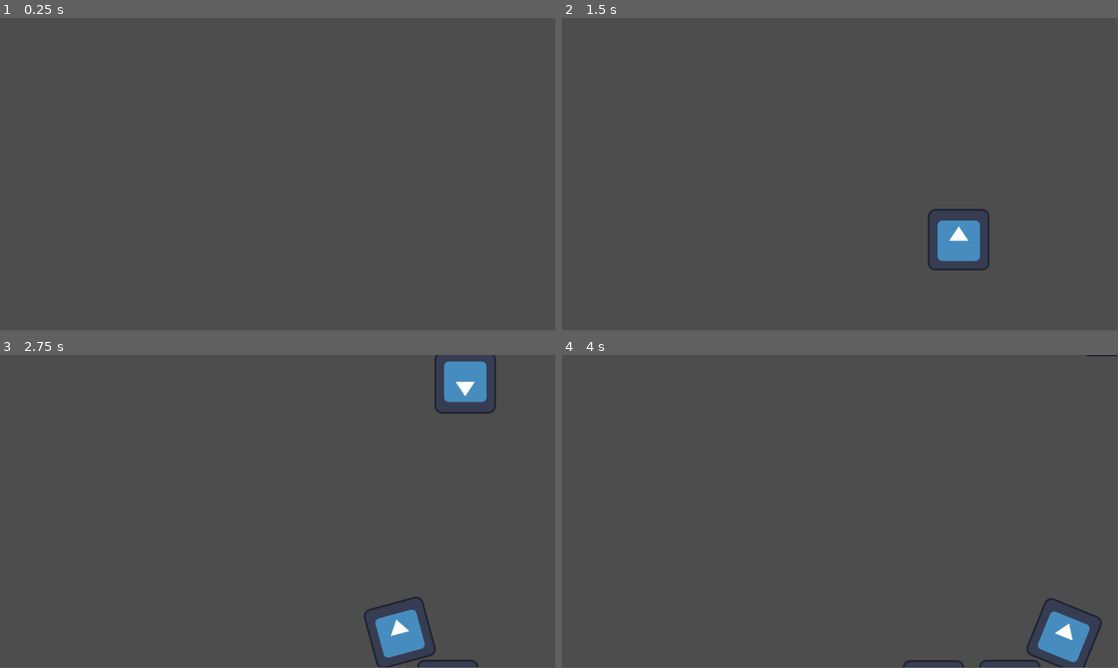
Above: before the commit, frames 1-4 (two rows, left to right).
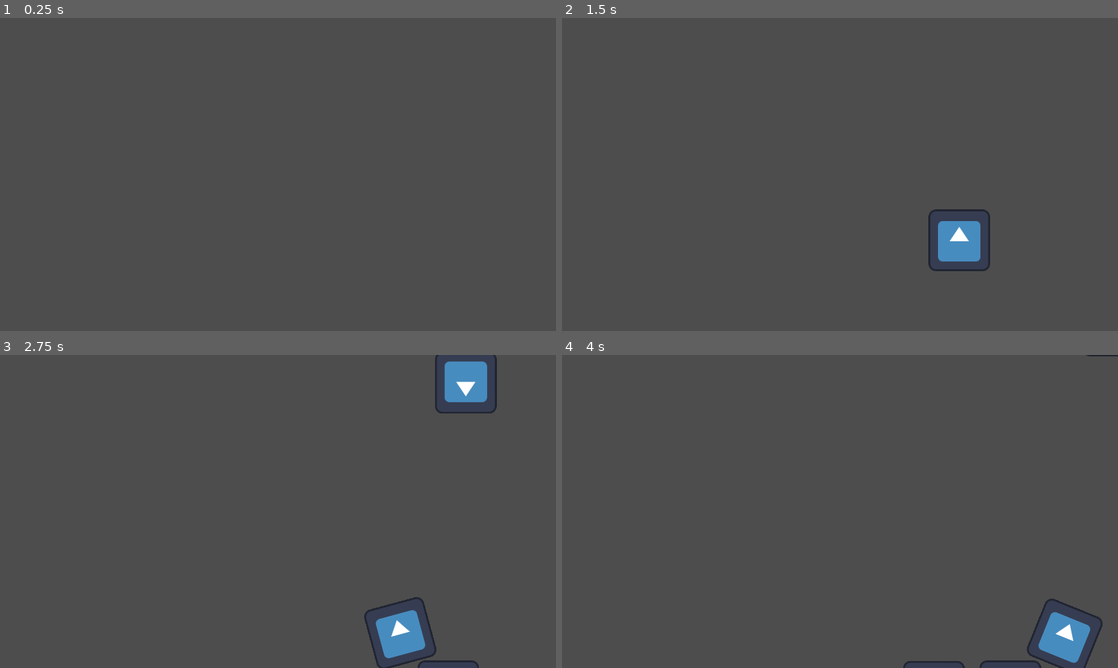
Above: after the commit, the same moments.

Repository: kilmanio/gamejam2024
Game: Godot game, scene res://gametest.tscn
Same seed, same stepped clock (60 frames per second), same inputs: the game is played once before the commit and once after it. The engine's default icon, where the game draws it, is replaced by a stand-in: a white triangle on a blue panel in a dark square.
Inputs:
- Up to frame 1 (0.25 s): no input
- Up to frame 2 (1.5 s): tap Enter (ui_accept) at 0.5, 0.77 s; hold Right (ui_right) 0.53-1.28 s; hold Down (ui_down) from 1.28 s (still down)
- Up to frame 3 (2.75 s): tap Enter (ui_accept) at 1.52 s; release Down (ui_down) at 2.03 s; hold Right (ui_right) from 2.03 s (still down)
- Up to frame 4 (4 s): release Right (ui_right) at 2.78 s; hold Up (ui_up) 2.78-3.53 s; tap Enter (ui_accept) at 3.02, 3.77 s; hold Left (ui_left) from 3.53 s (still down)
In our replay, the window is 799x449 before the commit and 800x450 after it. These sizes can differ from the game's own. Grey fills any space a smaller window leaves; there, only what the larger window draws over its background counts as a difference.

The runs differ from the first frame. In frame 1, only the window size differs. In frame 2, 0.2% of the frame differs, in the area x 65-77%, y 60-81%; in frame 3, 0.4%, in the area x 65-90%, y 0-100%; in frame 4, 0.3%.

Commit message:
Graphics (#2)
* Inital graphics commit

* Added background and player graphics

Diff:
--- a/project.godot
+++ b/project.godot
@@ -14,3 +14,8 @@
 run/main_scene="res://gametest.tscn"
 config/features=PackedStringArray("4.3", "Forward Plus")
 config/icon="res://icon.svg"
+
+[display]
+
+window/stretch/mode="canvas_items"
+window/stretch/aspect="expand"
--- /dev/null
+++ b/scenes/background.tscn
@@ -0,0 +1,166 @@
+[gd_scene load_steps=20 format=3 uid="uid://cb1sgodtqtr3y"]
+
+[ext_resource type="Texture2D" uid="uid://dot040y4harte" path="res://graphics/background/sun.png" id="1_3lot0"]
+[ext_resource type="Texture2D" uid="uid://c83hftg55mhn5" path="res://graphics/background/ground2.png" id="2_2afyr"]
+[ext_resource type="Texture2D" uid="uid://ull28yfxs8tw" path="res://graphics/background/pyramid.png" id="3_mcdax"]
+[ext_resource type="Texture2D" uid="uid://d038do7hpbxtl" path="res://graphics/background/obelisk.png" id="4_hcjdp"]
+[ext_resource type="Texture2D" uid="uid://b44838i2iw22s" path="res://graphics/background/ground.png" id="5_sda8o"]
+[ext_resource type="Texture2D" uid="uid://683j8ks4m7ha" path="res://graphics/background/sphinx.png" id="6_7ohte"]
+[ext_resource type="Texture2D" uid="uid://coduwra6v8km5" path="res://graphics/background/ground3.png" id="7_godyt"]
+
+[sub_resource type="Gradient" id="Gradient_qv7dp"]
+offsets = PackedFloat32Array(0.279221, 0.681818, 1)
+colors = PackedColorArray(0.560784, 0.309804, 0, 1, 0.247059, 0.654902, 0.745098, 1, 0.560784, 0.87451, 0.952941, 1)
+
+[sub_resource type="GradientTexture2D" id="GradientTexture2D_ew6ns"]
+gradient = SubResource("Gradient_qv7dp")
+fill_from = Vector2(0.5, 1)
+fill_to = Vector2(0.5, 0)
+
+[sub_resource type="Gradient" id="Gradient_rf5ua"]
+offsets = PackedFloat32Array(0, 0.584416, 1)
+colors = PackedColorArray(0.560169, 0.310877, 2.88785e-07, 1, 0.248889, 0.653266, 0.745654, 1, 0.562738, 0.87401, 0.953635, 1)
+
+[sub_resource type="GradientTexture2D" id="GradientTexture2D_pnmlh"]
+gradient = SubResource("Gradient_rf5ua")
+fill_from = Vector2(0.545872, 0.720183)
+fill_to = Vector2(0.536697, 0)
+
+[sub_resource type="Gradient" id="Gradient_6f7p8"]
+colors = PackedColorArray(0, 0.458824, 1, 0.254902, 0.807843, 1, 1, 1)
+
+[sub_resource type="GradientTexture2D" id="GradientTexture2D_f4l15"]
+gradient = SubResource("Gradient_6f7p8")
+fill_from = Vector2(0.5, 1)
+fill_to = Vector2(0.5, 0)
+
+[sub_resource type="Gradient" id="Gradient_7w1p2"]
+colors = PackedColorArray(0, 0.458824, 1, 0.254902, 0.807843, 1, 1, 1)
+
+[sub_resource type="GradientTexture2D" id="GradientTexture2D_nmhka"]
+gradient = SubResource("Gradient_7w1p2")
+fill_from = Vector2(0.5, 1)
+fill_to = Vector2(0.5, 0)
+
+[sub_resource type="Gradient" id="Gradient_bqknl"]
+offsets = PackedFloat32Array(0.0324675, 1)
+colors = PackedColorArray(1, 0.839216, 0.384314, 0.411765, 1, 1, 0.560784, 0.411765)
+
+[sub_resource type="GradientTexture2D" id="GradientTexture2D_8a2st"]
+gradient = SubResource("Gradient_bqknl")
+fill_from = Vector2(0.5, 1)
+fill_to = Vector2(0.5, 0)
+
+[sub_resource type="Gradient" id="Gradient_5duij"]
+colors = PackedColorArray(1, 0.839216, 0.384314, 0.411765, 1, 1, 0.560784, 0.411765)
+
+[sub_resource type="GradientTexture2D" id="GradientTexture2D_7d8lb"]
+gradient = SubResource("Gradient_5duij")
+fill_from = Vector2(0.56422, 1)
+fill_to = Vector2(0.5, 0)
+
+[node name="Background" type="Control"]
+layout_mode = 3
+anchors_preset = 15
+anchor_right = 1.0
+anchor_bottom = 1.0
+grow_horizontal = 2
+grow_vertical = 2
+
+[node name="Sky" type="Sprite2D" parent="."]
+position = Vector2(576.5, 325)
+scale = Vector2(17.9844, 10.0938)
+texture = SubResource("GradientTexture2D_ew6ns")
+
+[node name="TextureRect4" type="TextureRect" parent="."]
+visible = false
+layout_mode = 1
+anchors_preset = 15
+anchor_right = 1.0
+anchor_bottom = 1.0
+grow_horizontal = 2
+grow_vertical = 2
+texture = SubResource("GradientTexture2D_pnmlh")
+
+[node name="Sun" type="Sprite2D" parent="."]
+modulate = Color(1, 0.760784, 0, 1)
+position = Vector2(582, 318)
+texture = ExtResource("1_3lot0")
+
+[node name="Ground2" type="Sprite2D" parent="."]
+modulate = Color(0.74545, 0.421074, 1.92523e-07, 1)
+position = Vector2(760, 330)
+texture = ExtResource("2_2afyr")
+
+[node name="Pyramid2" type="Sprite2D" parent="."]
+modulate = Color(1, 0.462745, 0.298039, 1)
+position = Vector2(930, 464)
+rotation = 0.231728
+scale = Vector2(0.366211, 0.366211)
+texture = ExtResource("3_mcdax")
+
+[node name="Obelisk" type="Sprite2D" parent="."]
+modulate = Color(1, 0.462745, 0.298039, 1)
+position = Vector2(772, 486)
+scale = Vector2(0.0805305, 0.0805305)
+texture = ExtResource("4_hcjdp")
+
+[node name="Ground" type="Sprite2D" parent="."]
+modulate = Color(0.836179, 0.47381, 7.70092e-07, 1)
+position = Vector2(593, 310)
+texture = ExtResource("5_sda8o")
+
+[node name="Obelisk2" type="Sprite2D" parent="."]
+modulate = Color(1, 0.462745, 0.298039, 1)
+position = Vector2(548, 497)
+rotation = 0.113591
+scale = Vector2(0.132185, 0.132185)
+texture = ExtResource("4_hcjdp")
+
+[node name="Pyramid" type="Sprite2D" parent="."]
+modulate = Color(1, 0.462745, 0.298039, 1)
+position = Vector2(151, 445)
+scale = Vector2(0.621094, 0.621094)
+texture = ExtResource("3_mcdax")
+
+[node name="Sphinx" type="Sprite2D" parent="."]
+modulate = Color(1, 0.462745, 0.298039, 1)
+position = Vector2(373, 496)
+scale = Vector2(0.147057, 0.147057)
+texture = ExtResource("6_7ohte")
+
+[node name="Haze" type="Sprite2D" parent="."]
+position = Vector2(576.5, 325)
+scale = Vector2(17.9844, 10.0938)
+texture = SubResource("GradientTexture2D_f4l15")
+
+[node name="TextureRect2" type="TextureRect" parent="."]
+visible = false
+layout_mode = 1
+anchors_preset = 15
+anchor_right = 1.0
+anchor_bottom = 1.0
+grow_horizontal = 2
+grow_vertical = 2
+texture = SubResource("GradientTexture2D_nmhka")
+
+[node name="Ground3" type="Sprite2D" parent="."]
+modulate = Color(0.990533, 0.566839, 1.15514e-06, 1)
+position = Vector2(644, 557)
+scale = Vector2(1, 1)
+texture = ExtResource("7_godyt")
+
+[node name="Fog" type="Sprite2D" parent="."]
+position = Vector2(576.5, 325)
+scale = Vector2(17.9844, 10.0938)
+texture = SubResource("GradientTexture2D_8a2st")
+
+[node name="TextureRect3" type="TextureRect" parent="."]
+visible = false
+layout_mode = 1
+anchors_preset = 15
+anchor_right = 1.0
+anchor_bottom = 1.0
+grow_horizontal = 2
+grow_vertical = 2
+texture = SubResource("GradientTexture2D_7d8lb")
--- /dev/null
+++ b/scenes/player_gfx.tscn
@@ -0,0 +1,302 @@
+[gd_scene load_steps=39 format=3 uid="uid://d0rjstwyyqvrc"]
+
+[ext_resource type="Texture2D" uid="uid://d4jdxxq33icba" path="res://graphics/player/alien.png" id="1_wcvt6"]
+[ext_resource type="Texture2D" uid="uid://86rav1862kmn" path="res://graphics/player/alien_side.png" id="2_c33vq"]
+[ext_resource type="Texture2D" uid="uid://d4ae1yjd8vmfn" path="res://graphics/player/tractor_beam.png" id="2_ulpct"]
+[ext_resource type="Texture2D" uid="uid://bs311b6jhici8" path="res://graphics/player/ufo.png" id="2_y6ykm"]
+[ext_resource type="Shader" path="res://shaders/tractor_beam.gdshader" id="3_yr3bh"]
+
+[sub_resource type="AtlasTexture" id="AtlasTexture_xy65b"]
+atlas = ExtResource("1_wcvt6")
+region = Rect2(0, 0, 512, 512)
+
+[sub_resource type="AtlasTexture" id="AtlasTexture_w7lg8"]
+atlas = ExtResource("1_wcvt6")
+region = Rect2(512, 0, 512, 512)
+
+[sub_resource type="AtlasTexture" id="AtlasTexture_2mswc"]
+atlas = ExtResource("1_wcvt6")
+region = Rect2(1024, 0, 512, 512)
+
+[sub_resource type="AtlasTexture" id="AtlasTexture_gjpgp"]
+atlas = ExtResource("1_wcvt6")
+region = Rect2(1536, 0, 512, 512)
+
+[sub_resource type="AtlasTexture" id="AtlasTexture_ourlk"]
+atlas = ExtResource("1_wcvt6")
+region = Rect2(2048, 0, 512, 512)
+
+[sub_resource type="AtlasTexture" id="AtlasTexture_bhyqj"]
+atlas = ExtResource("1_wcvt6")
+region = Rect2(2560, 0, 512, 512)
+
+[sub_resource type="AtlasTexture" id="AtlasTexture_rajv1"]
+atlas = ExtResource("1_wcvt6")
+region = Rect2(0, 512, 512, 512)
+
+[sub_resource type="AtlasTexture" id="AtlasTexture_i2oyq"]
+atlas = ExtResource("1_wcvt6")
+region = Rect2(512, 512, 512, 512)
+
+[sub_resource type="AtlasTexture" id="AtlasTexture_gnfop"]
+atlas = ExtResource("1_wcvt6")
+region = Rect2(1024, 512, 512, 512)
+
+[sub_resource type="AtlasTexture" id="AtlasTexture_s64gj"]
+atlas = ExtResource("1_wcvt6")
+region = Rect2(1536, 512, 512, 512)
+
+[sub_resource type="AtlasTexture" id="AtlasTexture_fgke0"]
+atlas = ExtResource("1_wcvt6")
+region = Rect2(2048, 512, 512, 512)
+
+[sub_resource type="AtlasTexture" id="AtlasTexture_8c4sk"]
+atlas = ExtResource("1_wcvt6")
+region = Rect2(2560, 512, 512, 512)
+
+[sub_resource type="AtlasTexture" id="AtlasTexture_04e37"]
+atlas = ExtResource("2_c33vq")
+region = Rect2(0, 0, 512, 512)
+
+[sub_resource type="AtlasTexture" id="AtlasTexture_qk4by"]
+atlas = ExtResource("2_c33vq")
+region = Rect2(512, 0, 512, 512)
+
+[sub_resource type="AtlasTexture" id="AtlasTexture_2w0tj"]
+atlas = ExtResource("2_c33vq")
+region = Rect2(1024, 0, 512, 512)
+
+[sub_resource type="AtlasTexture" id="AtlasTexture_d2b8n"]
+atlas = ExtResource("2_c33vq")
+region = Rect2(1536, 0, 512, 512)
+
+[sub_resource type="AtlasTexture" id="AtlasTexture_lyiup"]
+atlas = ExtResource("2_c33vq")
+region = Rect2(2048, 0, 512, 512)
+
+[sub_resource type="AtlasTexture" id="AtlasTexture_y5fgv"]
+atlas = ExtResource("2_c33vq")
+region = Rect2(2560, 0, 512, 512)
+
+[sub_resource type="AtlasTexture" id="AtlasTexture_p56m8"]
+atlas = ExtResource("2_c33vq")
+region = Rect2(0, 512, 512, 512)
+
+[sub_resource type="AtlasTexture" id="AtlasTexture_goqik"]
+atlas = ExtResource("2_c33vq")
+region = Rect2(512, 512, 512, 512)
+
+[sub_resource type="AtlasTexture" id="AtlasTexture_g8ohl"]
+atlas = ExtResource("2_c33vq")
+region = Rect2(1024, 512, 512, 512)
+
+[sub_resource type="AtlasTexture" id="AtlasTexture_noen3"]
+atlas = ExtResource("2_c33vq")
+region = Rect2(1536, 512, 512, 512)
+
+[sub_resource type="AtlasTexture" id="AtlasTexture_bc6hv"]
+atlas = ExtResource("2_c33vq")
+region = Rect2(2048, 512, 512, 512)
+
+[sub_resource type="AtlasTexture" id="AtlasTexture_ysowt"]
+atlas = ExtResource("2_c33vq")
+region = Rect2(2560, 512, 512, 512)
+
+[sub_resource type="SpriteFrames" id="SpriteFrames_uj1e1"]
+animations = [{
+"frames": [{
+"duration": 1.0,
+"texture": SubResource("AtlasTexture_xy65b")
+}, {
+"duration": 1.0,
+"texture": SubResource("AtlasTexture_w7lg8")
+}, {
+"duration": 1.0,
+"texture": SubResource("AtlasTexture_2mswc")
+}, {
+"duration": 1.0,
+"texture": SubResource("AtlasTexture_gjpgp")
+}, {
+"duration": 1.0,
+"texture": SubResource("AtlasTexture_ourlk")
+}, {
+"duration": 1.0,
+"texture": SubResource("AtlasTexture_bhyqj")
+}, {
+"duration": 1.0,
+"texture": SubResource("AtlasTexture_rajv1")
+}, {
+"duration": 1.0,
+"texture": SubResource("AtlasTexture_i2oyq")
+}, {
+"duration": 1.0,
+"texture": SubResource("AtlasTexture_gnfop")
+}, {
+"duration": 1.0,
+"texture": SubResource("AtlasTexture_s64gj")
+}, {
+"duration": 1.0,
+"texture": SubResource("AtlasTexture_fgke0")
+}, {
+"duration": 1.0,
+"texture": SubResource("AtlasTexture_8c4sk")
+}],
+"loop": true,
+"name": &"idle",
+"speed": 5.0
+}, {
+"frames": [{
+"duration": 1.0,
+"texture": SubResource("AtlasTexture_04e37")
+}, {
+"duration": 1.0,
+"texture": SubResource("AtlasTexture_qk4by")
+}, {
+"duration": 1.0,
+"texture": SubResource("AtlasTexture_2w0tj")
+}, {
+"duration": 1.0,
+"texture": SubResource("AtlasTexture_d2b8n")
+}, {
+"duration": 1.0,
+"texture": SubResource("AtlasTexture_lyiup")
+}, {
+"duration": 1.0,
+"texture": SubResource("AtlasTexture_y5fgv")
+}, {
+"duration": 1.0,
+"texture": SubResource("AtlasTexture_p56m8")
+}, {
+"duration": 1.0,
+"texture": SubResource("AtlasTexture_goqik")
+}, {
+"duration": 1.0,
+"texture": SubResource("AtlasTexture_g8ohl")
+}, {
+"duration": 1.0,
+"texture": SubResource("AtlasTexture_noen3")
+}, {
+"duration": 1.0,
+"texture": SubResource("AtlasTexture_bc6hv")
+}, {
+"duration": 1.0,
+"texture": SubResource("AtlasTexture_ysowt")
+}],
+"loop": true,
+"name": &"turn_right",
+"speed": 5.0
+}]
+
+[sub_resource type="Gradient" id="Gradient_iikgr"]
+
+[sub_resource type="GradientTexture2D" id="GradientTexture2D_jhmh4"]
+gradient = SubResource("Gradient_iikgr")
+fill_from = Vector2(0.5, 1)
+fill_to = Vector2(0.5, 0)
+
+[sub_resource type="Gradient" id="Gradient_4dhrm"]
+interpolation_mode = 1
+offsets = PackedFloat32Array(0, 0.155738, 0.368852, 0.532787, 0.672131, 0.852459, 1)
+colors = PackedColorArray(1, 1, 1, 1, 0, 0, 0, 1, 1, 1, 1, 1, 0, 0, 0, 1, 1, 1, 1, 1, 0, 0, 0, 1, 1, 1, 1, 1)
+
+[sub_resource type="GradientTexture2D" id="GradientTexture2D_nxtec"]
+gradient = SubResource("Gradient_4dhrm")
+fill_from = Vector2(0.5, 1)
+fill_to = Vector2(0.5, 0)
+
+[sub_resource type="ShaderMaterial" id="ShaderMaterial_oynmc"]
+shader = ExtResource("3_yr3bh")
+shader_parameter/color_one = Color(0.611765, 1, 0.964706, 1)
+shader_parameter/color_two = Color(0, 0.976471, 0.776471, 1)
+shader_parameter/speed = 1.0
+shader_parameter/dissolve_value = 1.0
+shader_parameter/mask_texture = SubResource("GradientTexture2D_nxtec")
+shader_parameter/dissolve_texture = SubResource("GradientTexture2D_jhmh4")
+
+[sub_resource type="Animation" id="Animation_s1kby"]
+resource_name = "tractor_bounce"
+length = 0.4
+tracks/0/type = "value"
+tracks/0/imported = false
+tracks/0/enabled = true
+tracks/0/path = NodePath("TractorBeam:position")
+tracks/0/interp = 1
+tracks/0/loop_wrap = true
+tracks/0/keys = {
+"times": PackedFloat32Array(0.0666667, 0.133333, 0.266667, 0.366667),
+"transitions": PackedFloat32Array(1, 1, 2, 1),
+"update": 0,
+"values": [Vector2(0, 278), Vector2(0, 317), Vector2(0, 218), Vector2(0, 278)]
+}
+tracks/1/type = "value"
+tracks/1/imported = false
+tracks/1/enabled = true
+tracks/1/path = NodePath("TractorBeam:scale")
+tracks/1/interp = 1
+tracks/1/loop_wrap = true
+tracks/1/keys = {
+"times": PackedFloat32Array(0.0666667, 0.133333, 0.266667, 0.366667),
+"transitions": PackedFloat32Array(1, 1, 2, 1),
+"update": 0,
+"values": [Vector2(1, 1), Vector2(1, 1.15234), Vector2(1, 0.765625), Vector2(1, 1)]
+}
+
+[sub_resource type="Animation" id="Animation_vopkv"]
+length = 0.001
+tracks/0/type = "value"
+tracks/0/imported = false
+tracks/0/enabled = true
+tracks/0/path = NodePath("TractorBeam:position")
+tracks/0/interp = 1
+tracks/0/loop_wrap = true
+tracks/0/keys = {
+"times": PackedFloat32Array(0),
+"transitions": PackedFloat32Array(1),
+"update": 0,
+"values": [Vector2(0, 278)]
+}
+tracks/1/type = "value"
+tracks/1/imported = false
+tracks/1/enabled = true
+tracks/1/path = NodePath("TractorBeam:scale")
+tracks/1/interp = 1
+tracks/1/loop_wrap = true
+tracks/1/keys = {
+"times": PackedFloat32Array(0),
+"transitions": PackedFloat32Array(1),
+"update": 0,
+"values": [Vector2(1, 1)]
+}
+
+[sub_resource type="AnimationLibrary" id="AnimationLibrary_7h2tg"]
+_data = {
+"RESET": SubResource("Animation_vopkv"),
+"tractor_bounce": SubResource("Animation_s1kby")
+}
+
+[node name="PlayerGFX" type="Node2D"]
+
+[node name="Alien" type="AnimatedSprite2D" parent="."]
+modulate = Color(0, 0.835294, 0.388235, 1)
+position = Vector2(0, -124)
+scale = Vector2(0.741392, 0.741392)
+sprite_frames = SubResource("SpriteFrames_uj1e1")
+animation = &"idle"
+autoplay = "idle"
+frame = 5
+frame_progress = 0.563694
+speed_scale = 5.0
+
+[node name="TractorBeam" type="Sprite2D" parent="."]
+material = SubResource("ShaderMaterial_oynmc")
+position = Vector2(0, 278)
+texture = ExtResource("2_ulpct")
+
+[node name="UFO" type="Sprite2D" parent="."]
+position = Vector2(0, -131)
+texture = ExtResource("2_y6ykm")
+
+[node name="AnimationPlayer" type="AnimationPlayer" parent="."]
+libraries = {
+"": SubResource("AnimationLibrary_7h2tg")
+}
--- /dev/null
+++ b/shaders/tractor_beam.gdshader
@@ -0,0 +1,35 @@
+shader_type canvas_item;
+
+uniform vec4 color_one : source_color;
+uniform vec4 color_two : source_color;
+uniform sampler2D mask_texture : repeat_enable;
+uniform float speed = 1.0;
+
+uniform sampler2D dissolve_texture : source_color;
+uniform float dissolve_value : hint_range(0,1);
+
+void vertex() {
+	// Called for every vertex the material is visible on.
+	VERTEX += vec2(0, sin(TIME*100.0)*speed);
+}
+
+void fragment() {
+	// Called for every pixel the material is visible on.
+	vec2 move = vec2(0,1) * TIME * speed;
+	COLOR = texture(TEXTURE, UV);
+	vec3 col2 = texture(TEXTURE, UV).rgb * color_two.rgb;
+	float alpha = texture(mask_texture, UV + move).r;
+	vec3 color = texture(TEXTURE, UV).rgb * color_one.rgb;
+	vec3 m = mix(col2, color, alpha);
+	COLOR.rgb = m;
+
+	vec4 dissolve = texture(dissolve_texture, UV);
+	vec4 main = texture(TEXTURE, UV);
+	main.a *= floor(dissolve_value + min(1, dissolve.x));
+	COLOR.a = main.a;
+}
+
+//void light() {
+	// Called for every pixel for every light affecting the CanvasItem.
+	// Uncomment to replace the default light processing function with this one.
+//}
--- /dev/null
+++ b/shaders/tractor_beam_item.gdshader
@@ -0,0 +1,42 @@
+shader_type canvas_item;
+
+uniform vec4 base_color : source_color;
+uniform vec4 color_one : source_color;
+uniform vec4 color_two : source_color;
+uniform sampler2D mask_texture : repeat_enable;
+uniform float speed = 1.0;
+
+uniform sampler2D dissolve_texture : source_color;
+uniform float dissolve_value : hint_range(0,1);
+
+uniform bool is_tractored = false;
+
+void vertex() {
+	// Called for every vertex the material is visible on.
+	VERTEX += vec2(0, sin(TIME*100.0)*speed);
+}
+
+void fragment() {
+	// Called for every pixel the material is visible on.
+	vec2 move = vec2(0,1) * TIME * speed;
+	COLOR = texture(TEXTURE, UV);
+	vec3 col2 = texture(TEXTURE, UV).rgb * color_two.rgb;
+	float alpha = texture(mask_texture, UV + move).r;
+	vec3 color = texture(TEXTURE, UV).rgb * color_one.rgb;
+	vec3 m = mix(col2, color, alpha);
+	COLOR.rgb = m;
+	COLOR.a = color_two.a;
+
+	vec4 dissolve = texture(mask_texture, UV);
+	vec4 main = texture(TEXTURE, UV);
+	COLOR.a = main.a;
+	if (is_tractored == false)
+	{
+		COLOR.rgb = texture(TEXTURE, UV).rgb * base_color.rgb;
+	}
+}
+
+//void light() {
+	// Called for every pixel for every light affecting the CanvasItem.
+	// Uncomment to replace the default light processing function with this one.
+//}
Binary file added: graphics/background/ground.png
Not shown, added: graphics/background/ground.png.import
Binary file added: graphics/background/ground2.png
Not shown, added: graphics/background/ground2.png.import
Binary file added: graphics/background/ground3.png
Not shown, added: graphics/background/ground3.png.import
Binary file added: graphics/background/obelisk.png
Not shown, added: graphics/background/obelisk.png.import
Binary file added: graphics/background/pyramid.png
Not shown, added: graphics/background/pyramid.png.import
Binary file added: graphics/background/sphinx.png
Not shown, added: graphics/background/sphinx.png.import
(and 14 more such lines)
